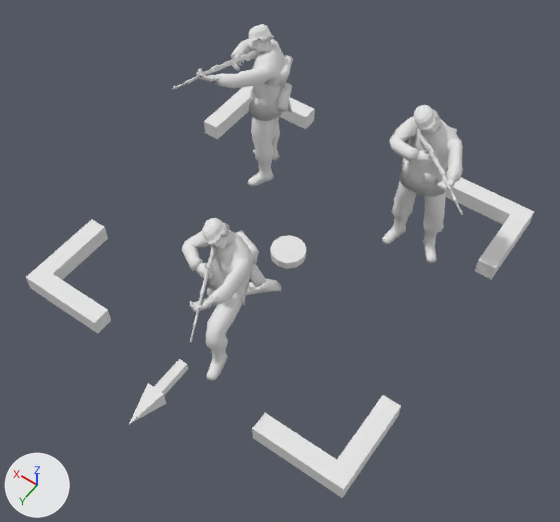
The Blender file cf_base.blend, before and after one commit.
Before and after are seen from a 50 mm lens placed at (-3.07, 4.46, 6.8), pointed at (-0.27, 0.54, 0.65). Every picture has the same lights, and +X, +Y and +Z are marked at lower left.

Names of what the first picture shows: 'arrow', 'gr_c', 'gr_c_h', 'gr_c_w', 'gr_l', 'gr_l_h', 'gr_l_w', 'gr_r', 'gr_r_h', 'gr_r_w', 'i_frame', 'pointer'.
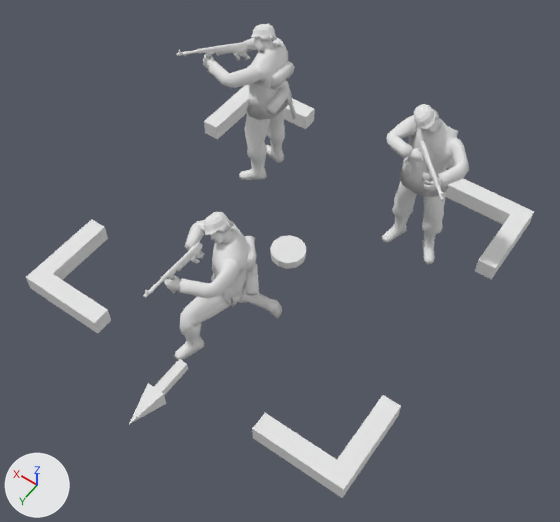
What differs and where, as boxes [x1, y1, x2, y2] in the pictures (560 x 522 px; the box of a moved part takes in the faces that stretch with it):
'gr_c', reshaped, moved, turned
    before: [182, 230, 282, 381]
    after: [164, 220, 282, 360]
'gr_l', reshaped, moved, turned
    before: [382, 117, 463, 263]
    after: [382, 115, 469, 264]
'gr', added
    after: [203, 37, 296, 180]
'gr_r', deleted
    before: [197, 39, 293, 186]
'gc_w', added
    after: [143, 242, 204, 298]
'gr_w', added
    after: [176, 42, 250, 74]
'gr_l_h', moved, turned
    before: [414, 105, 439, 131]
    after: [414, 104, 439, 130]
'gr_c_h', deleted
    before: [202, 218, 230, 244]
'gc_h', added
    after: [204, 212, 233, 235]
'gr_r_w', deleted
    before: [172, 50, 258, 90]
'gr_l_w', deleted
    before: [417, 129, 463, 215]
'gr_r_h', moved
    before: [248, 24, 274, 42]
    after: [251, 24, 277, 41]
'gl_w', added
    after: [419, 140, 444, 201]
'gr_c_w', deleted
    before: [190, 244, 216, 342]
part 1 of me_skin_003, moved or reshaped
    before: [413, 150, 433, 164]
    after: [407, 148, 424, 163]
part 2 of me_skin_003, moved or reshaped
    before: [437, 177, 455, 191]
    after: [424, 177, 442, 191]
part 3 of me_skin_003, moved or reshaped
    before: [389, 117, 463, 186]
    after: [386, 115, 469, 188]
part 4 of me_skin_000_skin_007, moved or reshaped
    before: [195, 263, 214, 278]
    after: [188, 246, 202, 263]
part 5 of me_skin_000_skin_007, moved or reshaped
    before: [190, 298, 211, 312]
    after: [164, 275, 181, 291]
part 6 of me_skin_000_skin_007, moved or reshaped
    before: [182, 230, 282, 381]
    after: [174, 220, 282, 360]

The change, as a list of edits to the scene's bpy script:
```text
Change me_skin_000_skin_007:
    used by ob_gr_c; parent = ob_i_frame; location = (1.0, 0.0, -0.475); rotation_euler = (1.571, 0.0, -0.349), in degrees (90, 0, -20)
    remove me_skin_000_skin_007.from_pydata(...)  # 757 vertices, 1453 faces; spans x -0.638..0.647, y 0.437..1.924, z -0.554..0.361
    add me_skin_000_skin_007.from_pydata(...)  # 757 vertices, 1453 faces; spans x -0.517..0.622, y 0.371..1.924, z -0.511..0.37
    me_skin_000_skin_007 part 4: the loose piece of 61 vertices spanning x 0.232..0.371, y 1.511..1.619, z -0.165..0.022 is turned -3 degrees about the y axis through its middle, then moved by (0.006, 0.0, 0.036)
    me_skin_000_skin_007 part 5: the loose piece of 61 vertices spanning x 0.457..0.647, y 1.584..1.697, z -0.501..-0.374 is multiplied about its middle by the matrix ((0.934, -0.082, 0.348), (0.339, -0.103, -0.935), (0.112, 0.991, -0.069)), then moved by (-0.052, -0.09, 0.08)
    me_skin_000_skin_007 part 6: 376 of 757 vertices moved; they spanned x -0.638..0.628, y 0.437..1.739, z -0.554..0.361 and now span x -0.517..0.622, y 0.371..1.74, z -0.511..0.37; mean shift (-0.007, -0.009, -0.002); largest move (0.498, 1.638, -0.415) -> (0.419, 1.532, -0.314)
Change me_skin_003:
    used by ob_gr_l; parent = ob_i_frame; location = (-1.0, 1.0, 0.0); rotation_euler = (1.571, 0.0, 0.0), in degrees (90, 0, 0)
    remove me_skin_003.from_pydata(...)  # 757 vertices, 1453 faces; spans x -0.27..0.65, y 0.0..1.92, z -0.5..0.34
    add me_skin_003.from_pydata(...)  # 757 vertices, 1453 faces; spans x -0.27..0.6, y 0.0..1.92, z -0.51..0.37
    me_skin_003 part 1: the loose piece of 61 vertices spanning x 0.23..0.37, y 1.51..1.62, z -0.16..0.02 is moved by (0.01, 0.0, 0.03)
    me_skin_003 part 2: the loose piece of 61 vertices spanning x 0.46..0.65, y 1.58..1.69, z -0.5..-0.37 is multiplied about its middle by the matrix ((0.934, -0.085, 0.348), (0.339, -0.105, -0.935), (0.116, 0.991, -0.069)), then moved by (-0.05, -0.09, 0.08)
    me_skin_003 part 3: 124 of 757 vertices moved; they spanned x -0.08..0.51, y 1.26..1.68, z -0.5..0.34 and now span x -0.1..0.46, y 1.26..1.68, z -0.51..0.37; mean shift (-0.03, -0.02, 0.0); largest move (0.5, 1.64, -0.42) -> (0.42, 1.53, -0.31)
Change ob_gr_c:
    add ob_gr_c.matrix_parent_inverse = Matrix(((0.0, 1.0, 0.0, 0.0), (-1.0, 0.0, 0.0, 0.0), (0.0, 0.0, 1.0, 0.0), (0.0, 0.0, 0.0, 1.0)))
    ob_gr_c.location: (1.0, 0.0, -0.475) -> (0.0, 1.0, -0.447)
    ob_gr_c.rotation_euler: (1.571, 0.0, -0.349) -> (1.571, 0.0, 6.981)  # degrees (90, 0, -20) -> degrees (90, 0, 40)
Remove ob_gr_c_w:
    ob_gr_c_w = bpy.data.objects.new('gr_c_w', me_sketchup_010_id70_001)
Remove ob_gr_c_h:
    ob_gr_c_h = bpy.data.objects.new('gr_c_h', me_german_03_002_german_03_001)
Remove ob_gr_r:
    ob_gr_r = bpy.data.objects.new('gr_r', me_skin_000)
Change ob_gr_r_h:
    ob_gr_r_h.parent: ob_gr_r -> ob_gr
    ob_gr_r_h.matrix_parent_inverse: Matrix(((1.0, 0.0, 0.0, 1.0), (0.0, 0.0, 1.0, 0.0), (0.0, -1.0, 0.0, 1.0), (0.0, 0.0, 0.0, 1.0))) -> Matrix(((1.0, 0.0, 0.0, -1.0), (0.0, 0.0, 1.0, 0.0), (0.0, -1.0, 0.0, -1.0), (0.0, 0.0, 0.0, 1.0)))
    ob_gr_r_h.location: (-1.0, 1.0, 0.0) -> (1.0, -1.0, 0.0)
Remove ob_gr_r_w:
    ob_gr_r_w = bpy.data.objects.new('gr_r_w', me_sketchup_010_id70_002)
Change ob_gr_l:
    add ob_gr_l.matrix_parent_inverse = Matrix(((0.0, 1.0, 0.0, 0.0), (-1.0, 0.0, 0.0, 0.0), (0.0, 0.0, 1.0, 0.0), (0.0, 0.0, 0.0, 1.0)))
    ob_gr_l.location: (-1.0, 1.0, 0.0) -> (-1.0, -1.0, 0.0)
    ob_gr_l.rotation_euler: (1.571, 0.0, 0.0) -> (1.571, 0.0, 1.484)  # degrees (90, 0, 0) -> degrees (90, 0, 85)
Remove ob_gr_l_w:
    ob_gr_l_w = bpy.data.objects.new('gr_l_w', me_sketchup_010_id70)
Change ob_gr_l_h:
    ob_gr_l_h.location: (-1.0, 1.0, 0.0) -> (1.0, -1.0, 0.0)
Add ob_gr:
    ob_gr = bpy.data.objects.new('gr', me_gr)  # 757 vertices, 1453 faces; spans x -0.27..0.6, y 0.0..1.92, z -0.51..0.37; in mat_cf_pointer (its picture is missing)
    ob_gr.parent = ob_i_frame
    ob_gr.location = (1.0, -1.0, 0.0)
    ob_gr.rotation_euler = (1.571, 0.0, 0.0)  # degrees (90, 0, 0)
Add ob_gc_h:
    ob_gc_h = bpy.data.objects.new('gc_h', me_gc_h)  # 74 vertices, 144 faces; spans x -0.064..0.205, y 1.706..1.933, z -0.05..0.193; in mat_cf_pointer (its picture is missing)
    ob_gc_h.parent = ob_gr_c
    ob_gc_h.location = (0.0, 1.0, -0.447)
    ob_gc_h.rotation_euler = (1.571, 0.0, 6.981)  # degrees (90, 0, 40)
Add ob_gc_w:
    ob_gc_w = bpy.data.objects.new('gc_w', me_gc_w)  # 145 vertices, 154 faces; spans x 0.221..0.76, y 1.385..1.737, z -0.597..0.008; in mat_cf_pointer (its picture is missing)
    ob_gc_w.parent = ob_gr_c
    ob_gc_w.location = (0.0, 1.0, -0.447)
    ob_gc_w.rotation_euler = (1.571, 0.0, 6.981)  # degrees (90, 0, 40)
Add ob_gl_w:
    ob_gl_w = bpy.data.objects.new('gl_w', me_gc_w.copy())
    ob_gl_w.parent = ob_gr_l
    ob_gl_w.location = (1.0, -1.0, 0.0)
    ob_gl_w.rotation_euler = (1.571, 0.0, 0.0)  # degrees (90, 0, 0)
Add ob_gr_w:
    ob_gr_w = bpy.data.objects.new('gr_w', me_gc_w.copy())
    ob_gr_w.parent = ob_gr
    ob_gr_w.location = (1.0, -1.0, 0.0)
    ob_gr_w.rotation_euler = (1.571, 0.0, 0.0)  # degrees (90, 0, 0)
```
